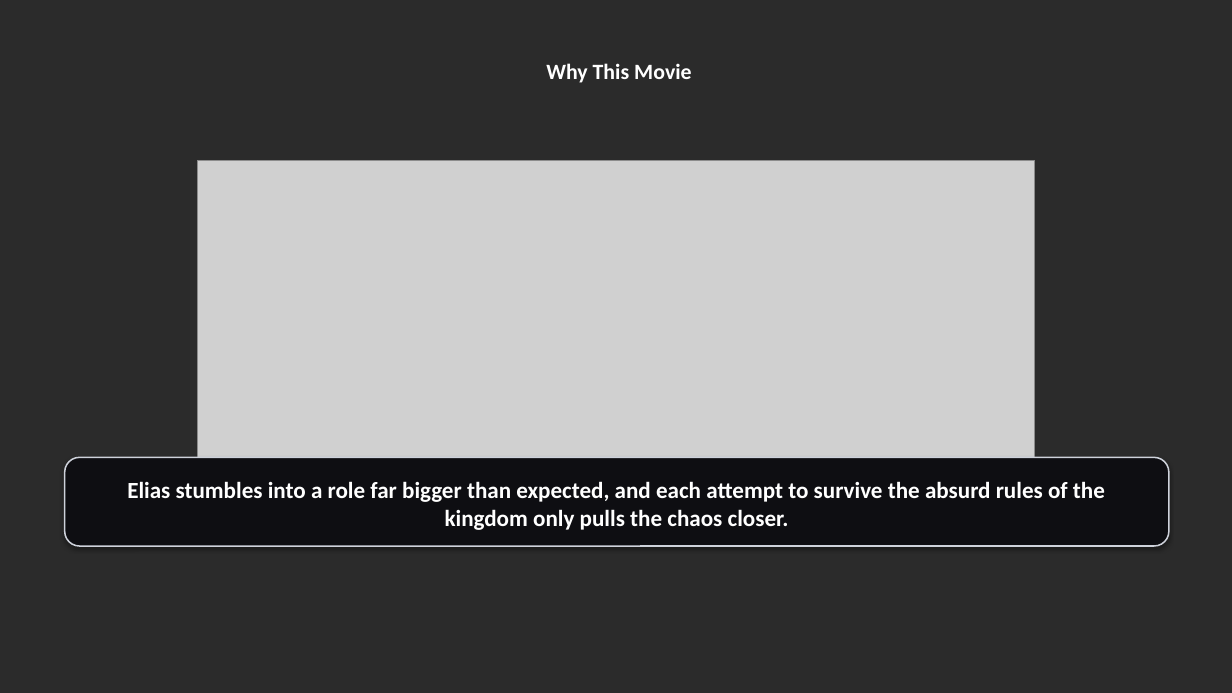
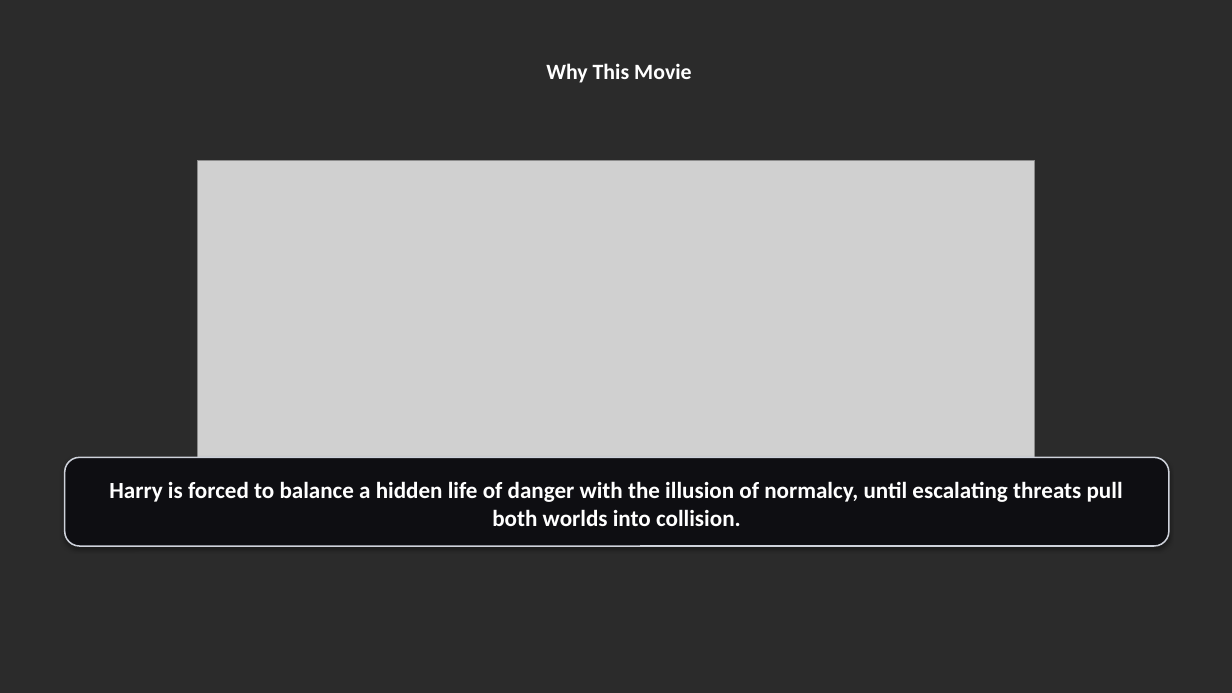
Before and after one commit to madbradsmith/EVOLUM, a slide deck: slide 12 of output/pitch_deck_v1.pptx. Drawn at 1232x693 pixels with LibreOffice and Linux fonts; fonts in the diff are those of the drawing; grey boxes stand for pictures; background and template pictures are left out; a plain dark background stands for a picture behind light text. Boxes give left, top, right and bottom in pixels: in the first picture for what was removed or moved away, otherwise in the second. Text is boxed around its words. In the diff, an @@ line names an element or a change of style, - is before the commit and + after.

```diff
--- a/output/pitch_deck_v1.pptx
+++ b/output/pitch_deck_v1.pptx
@@ text in rounded rectangle at <box>109,481,1123,526</box>: text changed @@
-Elias stumbles into a role far bigger than expected, and each attempt to survive the absurd rules of the kingdom only pulls the chaos closer.
+Harry is forced to balance a hidden life of danger with the illusion of normalcy, until escalating threats pull both worlds into collision.
```
Also in this commit, not shown: 8 other slides changed, 3 slides added, 3 slides removed, 26 other files.
